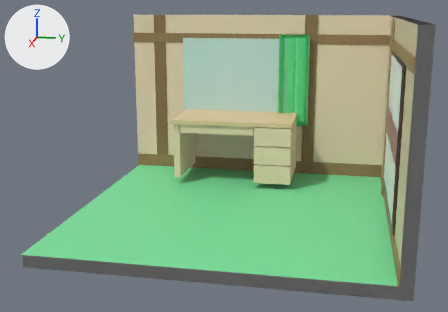
One commit to the glTF model blender/heya.glb: the scene before it, then after it.
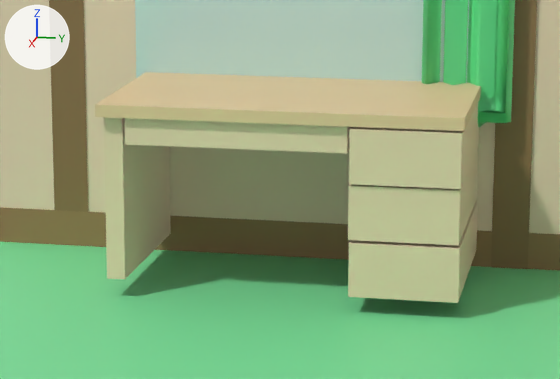
Each version is shown whole from a camera (50 mm lens) standing at (6.55, 1.92, 1.97) and looking at (-1.05, 0.4, 0.07), then close up on the part from 31% to 72% of the width and 27% to 67% of the height. Lighting does not change. The marker at upper left points along +X, +Y and +Z. Where no turn or scale is listed for an object, it has been applied to the vertices.

Before the edit, the objects in view are built like this:
```python
ob_floor = bpy.data.objects.new('floor', me_平面_001)
ob_floor.location = (-1.111, 0.516, -0.655)
ob_立方体_001 = bpy.data.objects.new('立方体.001', me_立方体_001)
ob_立方体_001.location = (-2.587, -0.523, -0.15)
ob_立方体_001.rotation_euler = (0.0, 0.0, 3.142)  # degrees (0, 0, 180)
ob_立方体_001.scale = (0.467, 0.0463, 0.406)
ob_立方体_003 = bpy.data.objects.new('立方体.003', me_立方体_004)
ob_立方体_003.location = (-2.569, 0.902, 0.119)
ob_立方体_003.rotation_euler = (0.0, 0.0, 3.142)  # degrees (0, 0, 180)
ob_立方体_003.scale = (-0.501, -0.263, -0.133)
ob_立方体_004 = bpy.data.objects.new('立方体.004', me_立方体_005)
ob_立方体_004.location = (-2.571, 0.904, -0.435)
ob_立方体_004.rotation_euler = (0.0, 0.0, 3.142)  # degrees (0, 0, 180)
ob_立方体_004.scale = (-0.501, -0.263, -0.133)
ob_立方体_007 = bpy.data.objects.new('立方体.007', me_立方体_003)
ob_立方体_007.location = (-2.58, 0.898, -0.156)
ob_立方体_007.rotation_euler = (0.0, 0.0, 3.142)  # degrees (0, 0, 180)
ob_立方体_007.scale = (-0.501, -0.263, -0.133)
# also in view: 'カーテン' at (-3.04, 1.1, 0.8); '平面.002' at (-3.08, 0.52, -0.58); '平面.001' at (-3.07, -1.04, 0.45); '立方体.006' at (-3.08, 0.22, 0.85); '立方体.002' at (-2.57, 0.29, 0.29)
```
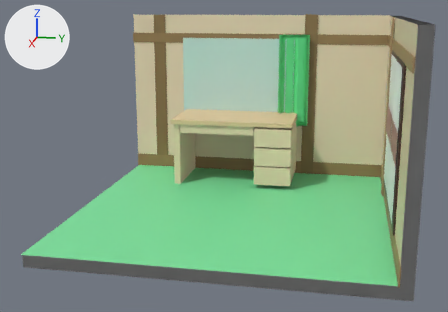
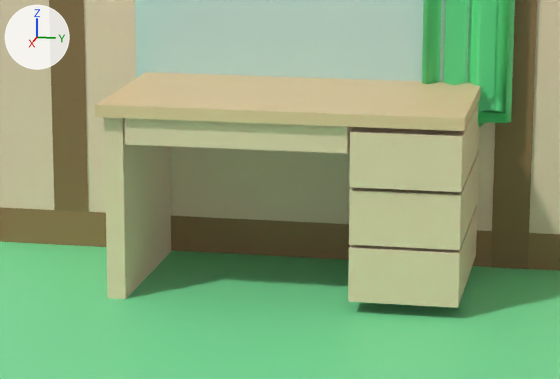
The newer file is also turned or shifted as a whole; pictures and numbers use the older file's frame.

Changed parts and their boxes (x1, y1, x2, y2) in the close-ups (560 x 379 px):
'立方体.001', moved, rescaled (12% taller)
    before: (104, 117, 171, 279)
    after: (104, 117, 171, 299)
'立方体.004', moved
    before: (348, 201, 478, 303)
    after: (348, 205, 478, 308)
'立方体.007', moved
    before: (348, 150, 478, 246)
    after: (349, 153, 479, 250)
'立方体.003', moved
    before: (349, 104, 479, 189)
    after: (349, 103, 480, 192)

Patch to the scene script:
```diff
--- a/blender/heya.glb.py
+++ b/blender/heya.glb.py
@@ ob_立方体_001 @@
 ob_立方体_001 = bpy.data.objects.new('立方体.001', me_立方体_001)
-ob_立方体_001.location = (-2.587, -0.523, -0.15)
+ob_立方体_001.location = (-2.581, -0.52, -0.223)
 ob_立方体_001.rotation_euler = (0.0, 0.0, 3.142)  # degrees (0, 0, 180)
-ob_立方体_001.scale = (0.467, 0.0463, 0.406)
+ob_立方体_001.scale = (0.467, 0.0463, 0.491)
@@ ob_立方体_003 @@
 ob_立方体_003 = bpy.data.objects.new('立方体.003', me_立方体_004)
-ob_立方体_003.location = (-2.569, 0.902, 0.119)
+ob_立方体_003.location = (-2.574, 0.903, 0.103)
 ob_立方体_003.rotation_euler = (0.0, 0.0, 3.142)  # degrees (0, 0, 180)
@@ ob_立方体_007 @@
 ob_立方体_007 = bpy.data.objects.new('立方体.007', me_立方体_003)
-ob_立方体_007.location = (-2.58, 0.898, -0.156)
+ob_立方体_007.location = (-2.588, 0.902, -0.18)
 ob_立方体_007.rotation_euler = (0.0, 0.0, 3.142)  # degrees (0, 0, 180)
@@ ob_立方体_004 @@
 ob_立方体_004 = bpy.data.objects.new('立方体.004', me_立方体_005)
-ob_立方体_004.location = (-2.571, 0.904, -0.435)
+ob_立方体_004.location = (-2.581, 0.903, -0.461)
 ob_立方体_004.rotation_euler = (0.0, 0.0, 3.142)  # degrees (0, 0, 180)
```
